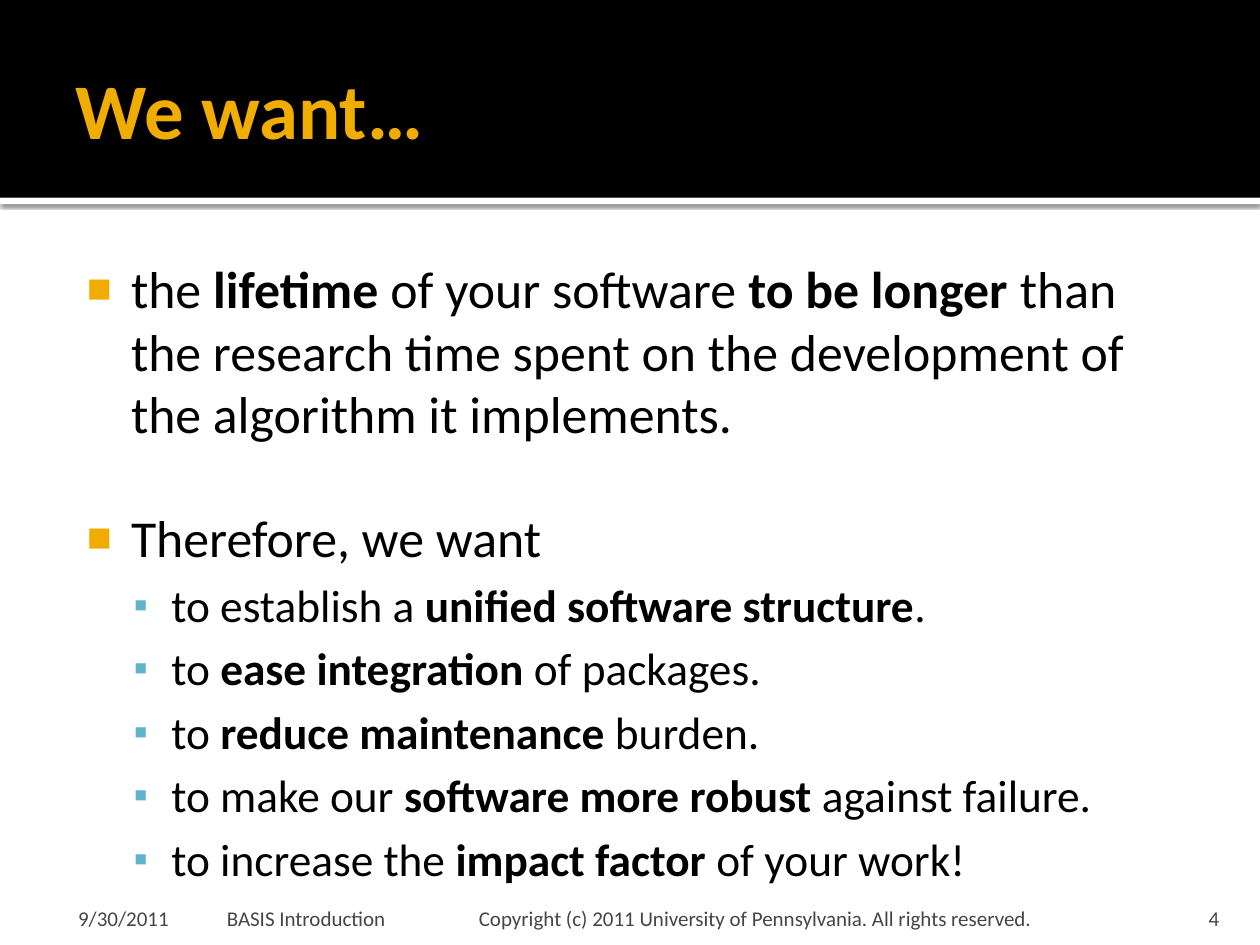
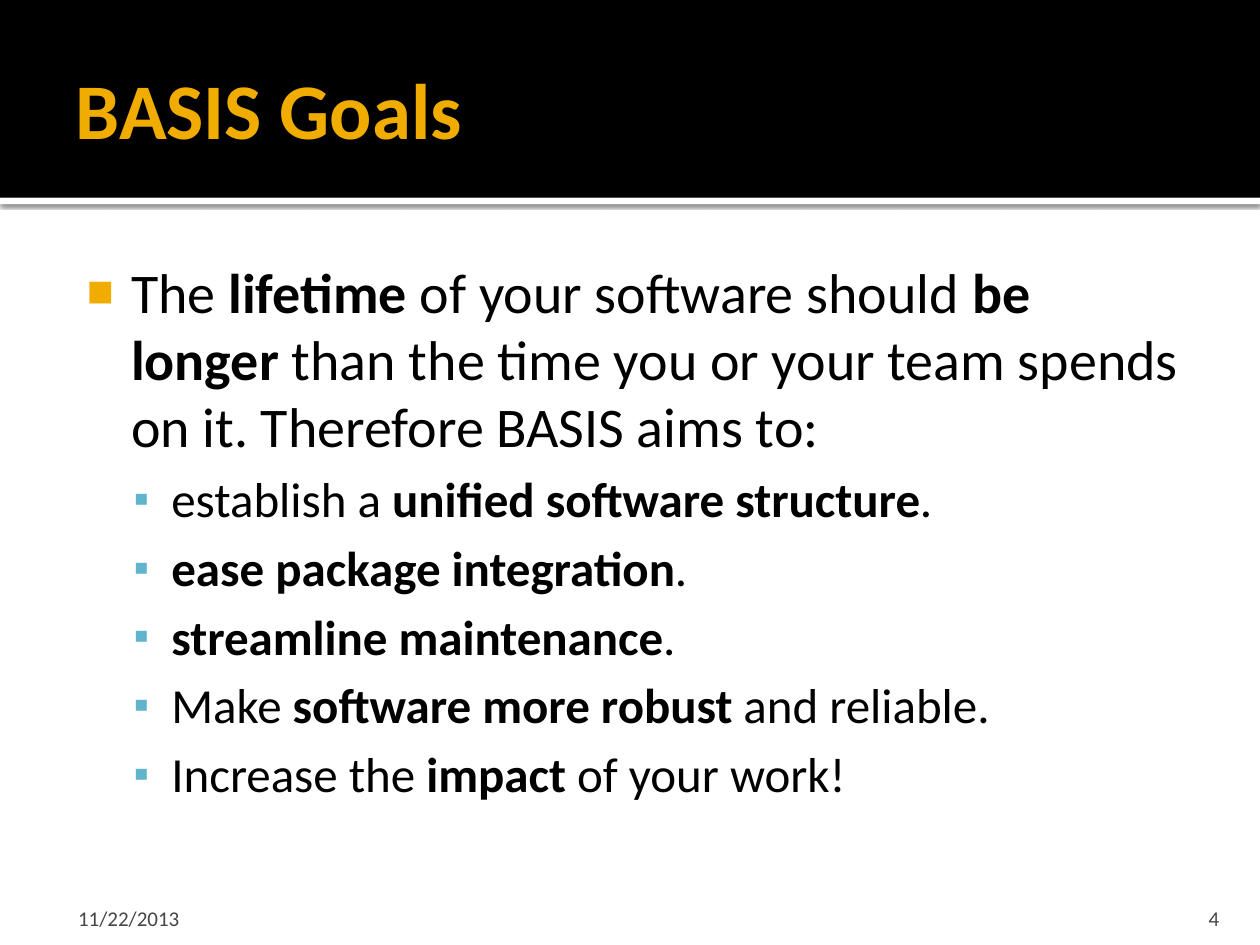
Before and after one commit to cmake-basis/legacy, a slide deck: slide 4 of doc/BASIS_Introduction.pptx. Drawn at 1260x945 pixels with LibreOffice and Linux fonts; fonts in the diff are those of the drawing; background and template pictures are left out. Boxes give left, top, right and bottom in pixels: in the first picture for what was removed or moved away, otherwise in the second. Text is boxed around its words. In the diff, an @@ line names an element or a change of style, - is before the commit and + after.

Commit message:
Issue #237 Correct dead links in Basis Introduction. Also improved clarity and updated outdated parts of the presentation to match the 3.0 release.

```diff
--- a/doc/BASIS_Introduction.pptx
+++ b/doc/BASIS_Introduction.pptx
@@ title at <box>76,83,462,140</box>: text changed @@
-We want…
+BASIS Goals
@@ text at <box>131,273,1178,800</box>: text changed; size 25.9 to 28 pt @@
-■ the lifetime of your software to be longer than the research time spent on the development of the algorithm it implements.
-■ Therefore, we want
-  ▪ to establish a unified software structure.
-  ▪ to ease integration of packages.
-  ▪ to reduce maintenance burden.
-  ▪ to make our software more robust against failure.
-  ▪ to increase the impact factor of your work!
+■ The lifetime of your software should be longer than the time you or your team spends on it. Therefore BASIS aims to:
+  ▪ establish a unified software structure.
+  ▪ ease package integration.
+  ▪ streamline maintenance.
+  ▪ Make software more robust and reliable.
+  ▪ Increase the impact of your work!
@@ text at <box>78,911,179,927</box>: text changed @@
-9/30/2011
+11/22/2013
@@ text removed at <box>227,911,1031,930</box> @@
-BASIS Introduction Copyright (c) 2011 University of Pennsylvania. All rights reserved.
```
Also in this commit, not shown: 36 other slides changed, 6 slides added, 3 slides removed.
